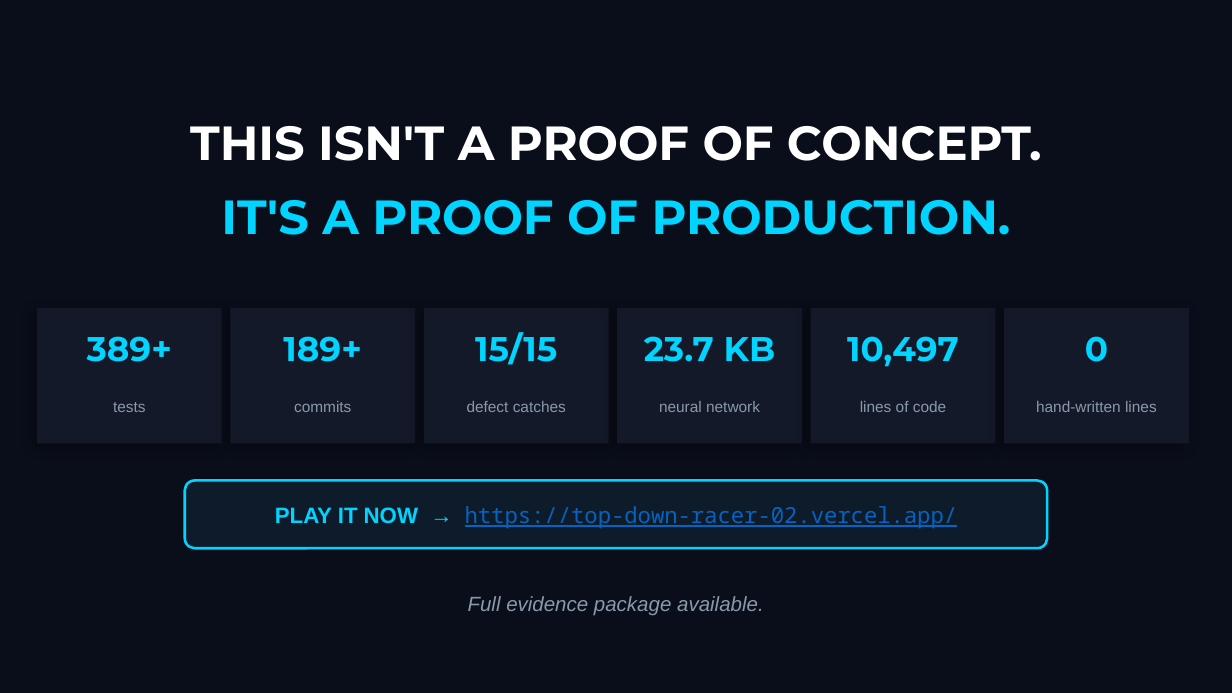
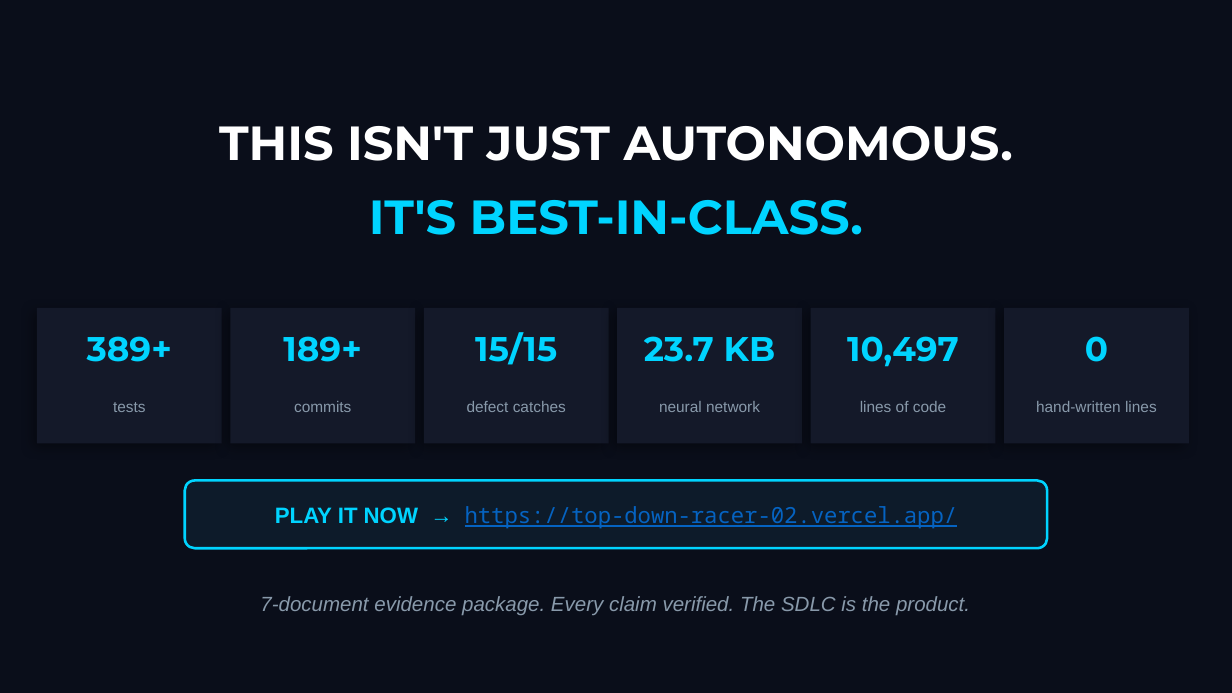
Before and after one commit to mbriggsy/ai-learning-journey, a slide deck: slide 10 of projects/top-down-racer-02/docs/summary/AI-Autonomy-Executive-Deck.pptx. Drawn at 1232x693 pixels with LibreOffice and Linux fonts; fonts in the diff are those of the drawing. Boxes give left, top, right and bottom in pixels: in the first picture for what was removed or moved away, otherwise in the second. Text is boxed around its words. In the diff, an @@ line names an element or a change of style, - is before the commit and + after.

```diff
--- a/projects/top-down-racer-02/docs/summary/AI-Autonomy-Executive-Deck.pptx
+++ b/projects/top-down-racer-02/docs/summary/AI-Autonomy-Executive-Deck.pptx
@@ text at box(219, 126, 1013, 161): text changed @@
-THIS ISN'T A PROOF OF CONCEPT.
+THIS ISN'T JUST AUTONOMOUS.
@@ text at box(369, 200, 863, 235): text changed @@
-IT'S A PROOF OF PRODUCTION.
+IT'S BEST-IN-CLASS.
@@ text at box(260, 596, 970, 615): text changed @@
-Full evidence package available.
+7-document evidence package. Every claim verified. The SDLC is the product.
```
Also in this commit, not shown: 2 other slides changed, 1 slide added, 1 slide removed, 1 other file.
